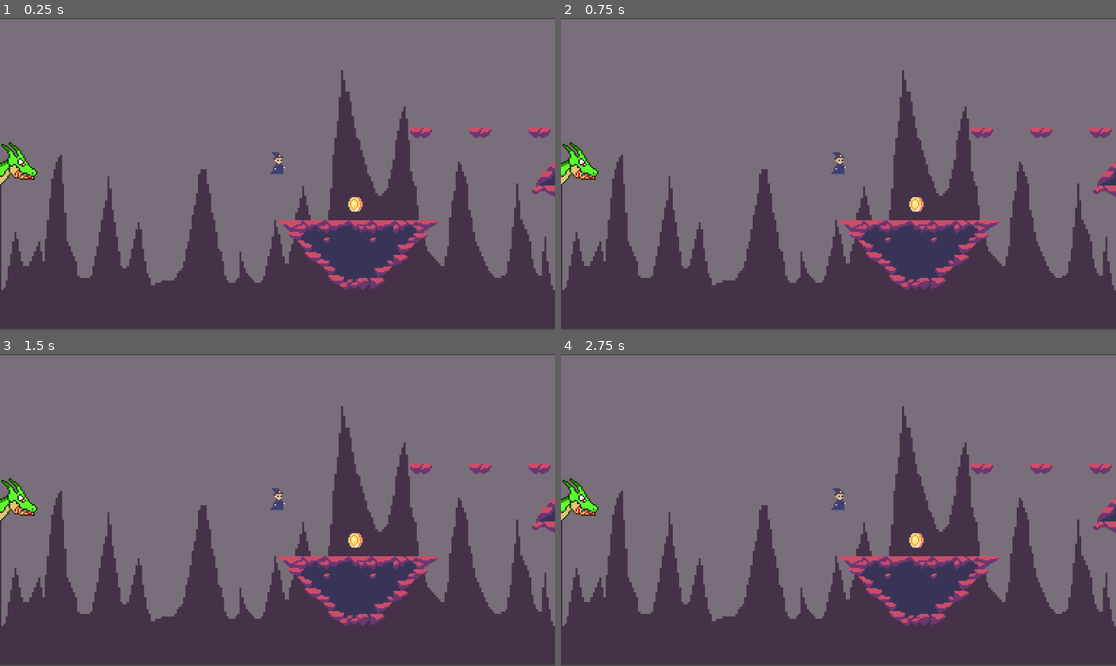
Above: before the commit, frames 1-4 (two rows, left to right).
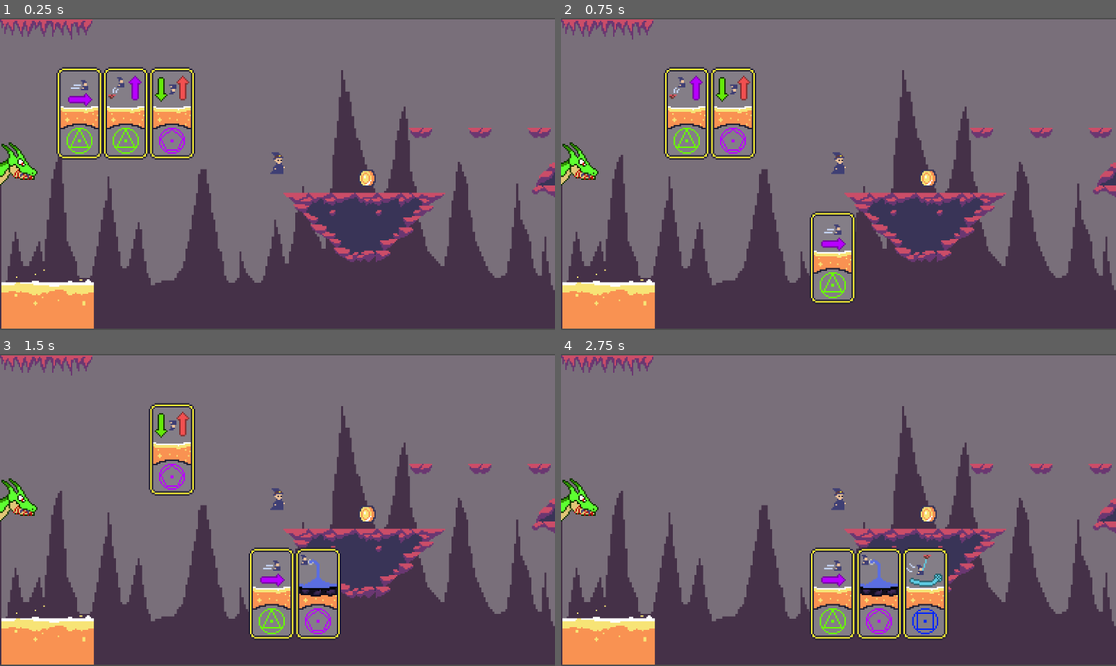
Above: after the commit, the same moments.

Repository: Brederodes/scorespacejam2024
Game: Godot game, scene res://game.tscn
Same seed, same stepped clock (60 frames per second), same inputs: the game is played once before the commit and once after it.
Inputs (mouse positions are in pixels of both pictures, inside the frame that each line leads up to):
- Up to frame 1 (0.25 s): no input
- Up to frame 2 (0.75 s): click (638, 114) at 0.52 s
- Up to frame 3 (1.5 s): click (127, 450) at 1.27 s
- Up to frame 4 (2.75 s): click (733, 450) at 2.02 s

The runs differ from the first frame. In frame 1, 11% of the frame differs, in the area x 0-81%, y 0-100%; in frame 2, 11%; in frame 3, 11%; in frame 4, 12%.

Commit message:
Cards working

Diff:
--- a/CardManagment/Abilites/DashCard.gd
+++ b/CardManagment/Abilites/DashCard.gd
@@ -2,6 +2,7 @@
 
 # Called when the node enters the scene tree for the first time.
 func _ready() -> void:
+	super();
 	pass # Replace with function body.
 
 
--- a/CardManagment/Abilites/GrappleCard.gd
+++ b/CardManagment/Abilites/GrappleCard.gd
@@ -2,6 +2,7 @@
 
 # Called when the node enters the scene tree for the first time.
 func _ready() -> void:
+	super();
 	pass # Replace with function body.
 
 
--- a/CardManagment/Abilites/GravityCard.gd
+++ b/CardManagment/Abilites/GravityCard.gd
@@ -2,6 +2,7 @@
 
 # Called when the node enters the scene tree for the first time.
 func _ready() -> void:
+	super();
 	pass # Replace with function body.
 
 
--- a/CardManagment/Abilites/JumpCard.gd
+++ b/CardManagment/Abilites/JumpCard.gd
@@ -1,7 +1,9 @@
 class_name JumpCard extends Card
+
 
 # Called when the node enters the scene tree for the first time.
 func _ready() -> void:
+	super();
 	pass # Replace with function body.
 
 
@@ -9,6 +11,7 @@
 func _process(delta: float) -> void:
 	pass
 
+
 func doAbility() -> void:
 	print("jumpei");
 	super();
--- a/CardManagment/Abilites/WaterCard.gd
+++ b/CardManagment/Abilites/WaterCard.gd
@@ -2,6 +2,7 @@
 
 # Called when the node enters the scene tree for the first time.
 func _ready() -> void:
+	super();
 	pass # Replace with function body.
 
 
--- /dev/null
+++ b/CardManagment/Abilites/basic_card.tscn
@@ -0,0 +1,22 @@
+[gd_scene load_steps=3 format=3 uid="uid://dwtb7wj68k41l"]
+
+[ext_resource type="Script" path="res://CardManagment/Card.gd" id="1_4b4os"]
+[ext_resource type="Texture2D" uid="uid://bgsqjpwagmf3m" path="res://assets/cards.png" id="2_lfvmm"]
+
+[node name="BasicCard" type="Node2D" node_paths=PackedStringArray("use_button")]
+script = ExtResource("1_4b4os")
+use_button = NodePath("use")
+
+[node name="Sprite2D" type="Sprite2D" parent="."]
+texture_filter = 1
+texture = ExtResource("2_lfvmm")
+hframes = 5
+
+[node name="use" type="Button" parent="."]
+offset_left = -16.0
+offset_top = -32.0
+offset_right = 16.0
+offset_bottom = 32.0
+flat = true
+
+[connection signal="pressed" from="use" to="." method="_on_use_pressed"]
--- /dev/null
+++ b/CardManagment/Abilites/dash_card.tscn
@@ -0,0 +1,10 @@
+[gd_scene load_steps=3 format=3 uid="uid://bimakjytylosn"]
+
+[ext_resource type="Script" path="res://CardManagment/Abilites/DashCard.gd" id="1_2ksw4"]
+[ext_resource type="PackedScene" uid="uid://dwtb7wj68k41l" path="res://CardManagment/Abilites/basic_card.tscn" id="1_abxsf"]
+
+[node name="DashCard" instance=ExtResource("1_abxsf")]
+script = ExtResource("1_2ksw4")
+
+[node name="Sprite2D" parent="." index="0"]
+frame = 1
--- /dev/null
+++ b/CardManagment/Abilites/grapple_card.tscn
@@ -0,0 +1,10 @@
+[gd_scene load_steps=3 format=3 uid="uid://bksgci3frsuss"]
+
+[ext_resource type="PackedScene" uid="uid://dwtb7wj68k41l" path="res://CardManagment/Abilites/basic_card.tscn" id="1_1gng4"]
+[ext_resource type="Script" path="res://CardManagment/Abilites/GrappleCard.gd" id="1_oy26q"]
+
+[node name="GrappleCard" instance=ExtResource("1_1gng4")]
+script = ExtResource("1_oy26q")
+
+[node name="Sprite2D" parent="." index="0"]
+frame = 2
--- /dev/null
+++ b/CardManagment/Abilites/gravity_card.tscn
@@ -0,0 +1,10 @@
+[gd_scene load_steps=3 format=3 uid="uid://c3kxhtivhw8ti"]
+
+[ext_resource type="Script" path="res://CardManagment/Abilites/GravityCard.gd" id="1_3mf7h"]
+[ext_resource type="PackedScene" uid="uid://dwtb7wj68k41l" path="res://CardManagment/Abilites/basic_card.tscn" id="1_5fks8"]
+
+[node name="GravityCard" instance=ExtResource("1_5fks8")]
+script = ExtResource("1_3mf7h")
+
+[node name="Sprite2D" parent="." index="0"]
+frame = 3
--- /dev/null
+++ b/CardManagment/Abilites/jump_card.tscn
@@ -0,0 +1,7 @@
+[gd_scene load_steps=3 format=3 uid="uid://balv4hl3wpggc"]
+
+[ext_resource type="PackedScene" uid="uid://dwtb7wj68k41l" path="res://CardManagment/Abilites/basic_card.tscn" id="1_0v87b"]
+[ext_resource type="Script" path="res://CardManagment/Abilites/JumpCard.gd" id="1_jivlm"]
+
+[node name="JumpCard" instance=ExtResource("1_0v87b")]
+script = ExtResource("1_jivlm")
--- /dev/null
+++ b/CardManagment/Abilites/water_card.tscn
@@ -0,0 +1,10 @@
+[gd_scene load_steps=3 format=3 uid="uid://i1b8rnvvpal1"]
+
+[ext_resource type="PackedScene" uid="uid://dwtb7wj68k41l" path="res://CardManagment/Abilites/basic_card.tscn" id="1_2ajva"]
+[ext_resource type="Script" path="res://CardManagment/Abilites/WaterCard.gd" id="1_67f77"]
+
+[node name="WaterCard" instance=ExtResource("1_2ajva")]
+script = ExtResource("1_67f77")
+
+[node name="Sprite2D" parent="." index="0"]
+frame = 4
--- a/CardManagment/Card.gd
+++ b/CardManagment/Card.gd
@@ -1,18 +1,24 @@
 class_name Card extends Node2D
 
 signal card_used(card: Card);
+@export var use_button: Button;
 
-var Slot:int = 0; #slots {0, 1, 2} on the hand
+@export var Slot:int = 0; #slots {0, 1, 2} on the hand
 var isReady:bool = true;
 
 # Called when the node enters the scene tree for the first time.
 func _ready() -> void:
+	use_button.connect("pressed",getUsed);
 	pass # Replace with function body.
 
 
 # Called every frame. 'delta' is the elapsed time since the previous frame.
 func _process(delta: float) -> void:
 	pass
+
+func getUsed():
+	get_parent().Use_card(self);
+	return
 
 func makeReady() -> void:
 	self.isReady == true
--- a/CardManagment/CardManagement.tscn
+++ b/CardManagment/CardManagement.tscn
@@ -1,8 +1,9 @@
-[gd_scene load_steps=5 format=3 uid="uid://eh5xxlgnxq22"]
+[gd_scene load_steps=6 format=3 uid="uid://eh5xxlgnxq22"]
 
-[ext_resource type="Script" path="res://CardManagment/Card.gd" id="1_1pcag"]
-[ext_resource type="Script" path="res://CardManagment/Abilites/JumpCard.gd" id="2_3446q"]
+[ext_resource type="PackedScene" uid="uid://balv4hl3wpggc" path="res://CardManagment/Abilites/jump_card.tscn" id="2_pyr5s"]
+[ext_resource type="PackedScene" uid="uid://bimakjytylosn" path="res://CardManagment/Abilites/dash_card.tscn" id="3_7lpth"]
 [ext_resource type="Script" path="res://CardManagment/CardManager.gd" id="3_fmray"]
+[ext_resource type="PackedScene" uid="uid://c3kxhtivhw8ti" path="res://CardManagment/Abilites/gravity_card.tscn" id="5_h8lhh"]
 
 [sub_resource type="GDScript" id="GDScript_wvbjg"]
 
@@ -13,16 +14,19 @@
 offset_bottom = 40.0
 script = SubResource("GDScript_wvbjg")
 
-[node name="Card" type="Node2D" parent="."]
-script = ExtResource("1_1pcag")
-
-[node name="JumpCard" type="Node2D" parent="Card"]
-script = ExtResource("2_3446q")
-
 [node name="CardManager" type="Node2D" parent="."]
 script = ExtResource("3_fmray")
 
 [node name="Timer" type="Timer" parent="CardManager"]
 one_shot = true
 
-[connection signal="card_used" from="Card" to="CardManager" method="_on_card_card_used"]
+[node name="DashCard" parent="CardManager" instance=ExtResource("3_7lpth")]
+position = Vector2(-33, 0)
+
+[node name="JumpCard" parent="CardManager" instance=ExtResource("2_pyr5s")]
+position = Vector2(-1, 0)
+Slot = 1
+
+[node name="GravityCard" parent="CardManager" instance=ExtResource("5_h8lhh")]
+position = Vector2(31, 0)
+Slot = 2
--- a/CardManagment/CardManager.gd
+++ b/CardManagment/CardManager.gd
@@ -10,6 +10,12 @@
 							  ABILITY_TYPES.WATER : 1}
 							#Total = 12 pls update if changing rarites
 var TotalWeight:int = 12;
+var JumpCardScene = load("res://CardManagment/Abilites/jump_card.tscn")
+var DashCardScene = load("res://CardManagment/Abilites/dash_card.tscn")
+var GrappleCardScene = load("res://CardManagment/Abilites/grapple_card.tscn")
+var GravityCardScene = load("res://CardManagment/Abilites/gravity_card.tscn")
+var WaterCardScene = load("res://CardManagment/Abilites/water_card.tscn")
+
 var Cooldown:float = 0; #start testing at 0
 
 var HandState:Dictionary = {0: false,
@@ -40,18 +46,20 @@
 
 func Create_Random_Card()-> Card:
 	var newCard_Ability:int = Random_Ability();
+	var newCard;
 	match newCard_Ability:
 		ABILITY_TYPES.JUMP:
-			return JumpCard.new();
+			newCard = JumpCardScene.instantiate();
 		ABILITY_TYPES.DASH:
-			return DashCard.new();
+			newCard = DashCardScene.instantiate();
 		ABILITY_TYPES.GRAPPLE:
-			return GrappleCard.new();
+			newCard = GrappleCardScene.instantiate();
 		ABILITY_TYPES.GRAVITY:
-			return GravityCard.new();
+			newCard = GravityCardScene.instantiate();
 		ABILITY_TYPES.WATER:
-			return WaterCard.new();
-	return
+			newCard = WaterCardScene.instantiate();
+	add_child(newCard);
+	return newCard;
 
 func Draw_new_card(slot: int) -> void:
 	var newCard:Card = Create_Random_Card();
@@ -59,18 +67,23 @@
 	newCard.isReady = false;
 	$Timer.connect("timeout",newCard.makeReady);
 	$Timer.start(Cooldown);
+	newCard.position = Vector2(100 + slot * 32, 100)
+	add_child(newCard)
 	HandState[slot] = true;
 	pass
 
 func Delete_card(card: Card) -> void:
+	card.queue_free()
 	HandState[card.Slot] = false;
 	pass
 
-func Change_card(card: Card) -> void:
+func Use_card(card: Card) -> void:
+	var freedSlot = card.Slot;
+	card.doAbility();
 	Delete_card(card);
-	Draw_new_card(card.slot);
+	Draw_new_card(freedSlot);
 	pass
 
 func _on_card_card_used(card: Card) -> void:
-	Change_card(card);
+	Use_card(card);
 	pass
--- a/game.tscn
+++ b/game.tscn
@@ -10,6 +10,8 @@
 [ext_resource type="PackedScene" uid="uid://eh5xxlgnxq22" path="res://CardManagment/CardManagement.tscn" id="8_mw6b0"]
 [ext_resource type="PackedScene" uid="uid://4w5yvx4ellns" path="res://misc/dragon.tscn" id="8_t8dht"]
 [ext_resource type="PackedScene" uid="uid://by6nxyk8lj1cg" path="res://misc/coin.tscn" id="9_iru60"]
+[ext_resource type="PackedScene" uid="uid://comu3cm1obf6o" path="res://misc/lava.tscn" id="10_henic"]
+[ext_resource type="PackedScene" uid="uid://c3gh54igvudkb" path="res://misc/estalactite.tscn" id="11_8ydhm"]
 [ext_resource type="PackedScene" uid="uid://c0hwvxkx61qje" path="res://misc/background.tscn" id="11_eg2vw"]
 
 [node name="Game" type="Node2D"]
@@ -21,6 +23,7 @@
 [node name="Player" parent="." instance=ExtResource("1_713ts")]
 
 [node name="Platform" parent="." instance=ExtResource("1_6oq40")]
+position = Vector2(4, -19)
 
 [node name="Platform2" parent="." instance=ExtResource("3_50r8b")]
 position = Vector2(165, -33)
@@ -29,7 +32,7 @@
 position = Vector2(84, -89)
 
 [node name="Platform5" parent="." instance=ExtResource("5_ubnbc")]
-position = Vector2(266, 22)
+position = Vector2(284, -36)
 
 [node name="Platform3" parent="." instance=ExtResource("6_ramv8")]
 position = Vector2(249, -148)
@@ -41,12 +44,18 @@
 position = Vector2(-176, -7)
 
 [node name="Coin" parent="." instance=ExtResource("9_iru60")]
-position = Vector2(54, 21)
+position = Vector2(62, 3)
+
+[node name="Lava" parent="." instance=ExtResource("10_henic")]
+position = Vector2(-159, 83)
+
+[node name="Estalactite" parent="." instance=ExtResource("11_8ydhm")]
+position = Vector2(-162, -87)
 
 [node name="Control" parent="." instance=ExtResource("8_mw6b0")]
-offset_left = -53.0
-offset_top = -57.0
-offset_right = -13.0
-offset_bottom = -17.0
+offset_left = -104.0
+offset_top = -42.0
+offset_right = -64.0
+offset_bottom = -2.0
 
 [node name="Background" parent="." instance=ExtResource("11_eg2vw")]
--- /dev/null
+++ b/misc/estalactite.tscn
@@ -0,0 +1,17 @@
+[gd_scene load_steps=3 format=3 uid="uid://c3gh54igvudkb"]
+
+[ext_resource type="Texture2D" uid="uid://r53k32mf80b5" path="res://assets/estalactite.png" id="1_uuf5v"]
+
+[sub_resource type="RectangleShape2D" id="RectangleShape2D_x1rgw"]
+size = Vector2(64, 11)
+
+[node name="Estalactite" type="StaticBody2D"]
+
+[node name="CollisionShape2D" type="CollisionShape2D" parent="."]
+position = Vector2(3, -14.5)
+shape = SubResource("RectangleShape2D_x1rgw")
+
+[node name="Sprite2D" type="Sprite2D" parent="."]
+texture_filter = 1
+position = Vector2(2, 4)
+texture = ExtResource("1_uuf5v")
--- /dev/null
+++ b/misc/lava.tscn
@@ -0,0 +1,68 @@
+[gd_scene load_steps=10 format=3 uid="uid://comu3cm1obf6o"]
+
+[ext_resource type="Texture2D" uid="uid://bl2qyqy6l4xwd" path="res://assets/lava-sheet.png" id="1_ei0st"]
+
+[sub_resource type="AtlasTexture" id="AtlasTexture_ycaya"]
+atlas = ExtResource("1_ei0st")
+region = Rect2(0, 0, 64, 48)
+
+[sub_resource type="AtlasTexture" id="AtlasTexture_phucs"]
+atlas = ExtResource("1_ei0st")
+region = Rect2(64, 0, 64, 48)
+
+[sub_resource type="AtlasTexture" id="AtlasTexture_hha7d"]
+atlas = ExtResource("1_ei0st")
+region = Rect2(128, 0, 64, 48)
+
+[sub_resource type="AtlasTexture" id="AtlasTexture_tn1wi"]
+atlas = ExtResource("1_ei0st")
+region = Rect2(192, 0, 64, 48)
+
+[sub_resource type="AtlasTexture" id="AtlasTexture_0v17m"]
+atlas = ExtResource("1_ei0st")
+region = Rect2(256, 0, 64, 48)
+
+[sub_resource type="AtlasTexture" id="AtlasTexture_uf0y1"]
+atlas = ExtResource("1_ei0st")
+region = Rect2(320, 0, 64, 48)
+
+[sub_resource type="SpriteFrames" id="SpriteFrames_hglk3"]
+animations = [{
+"frames": [{
+"duration": 1.0,
+"texture": SubResource("AtlasTexture_ycaya")
+}, {
+"duration": 1.0,
+"texture": SubResource("AtlasTexture_phucs")
+}, {
+"duration": 1.0,
+"texture": SubResource("AtlasTexture_hha7d")
+}, {
+"duration": 1.0,
+"texture": SubResource("AtlasTexture_tn1wi")
+}, {
+"duration": 1.0,
+"texture": SubResource("AtlasTexture_0v17m")
+}, {
+"duration": 1.0,
+"texture": SubResource("AtlasTexture_uf0y1")
+}],
+"loop": true,
+"name": &"default",
+"speed": 5.0
+}]
+
+[sub_resource type="RectangleShape2D" id="RectangleShape2D_d82xl"]
+size = Vector2(64, 32)
+
+[node name="Lava" type="StaticBody2D"]
+
+[node name="AnimatedSprite2D" type="AnimatedSprite2D" parent="."]
+texture_filter = 1
+sprite_frames = SubResource("SpriteFrames_hglk3")
+frame = 3
+frame_progress = 0.864963
+
+[node name="CollisionShape2D" type="CollisionShape2D" parent="."]
+position = Vector2(0, 8)
+shape = SubResource("RectangleShape2D_d82xl")
Binary file added: assets/asesprite/estalactite.ase
Binary file added: assets/asesprite/lava.ase
Binary file changed: assets/cards.png
Binary file added: assets/estalactite.png
Not shown, added: assets/estalactite.png.import
Binary file added: assets/lava-sheet.png
Not shown, added: assets/lava-sheet.png.import
Not shown: 1 places in game.tscn that only renumber resources
Binary file added: misc/estalactite.png
Not shown, added: misc/estalactite.png.import
